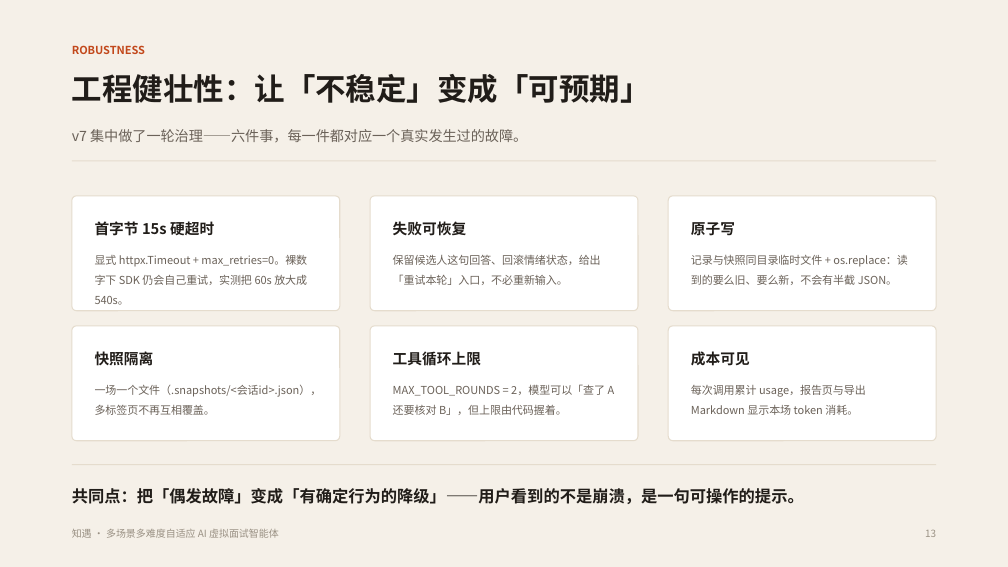
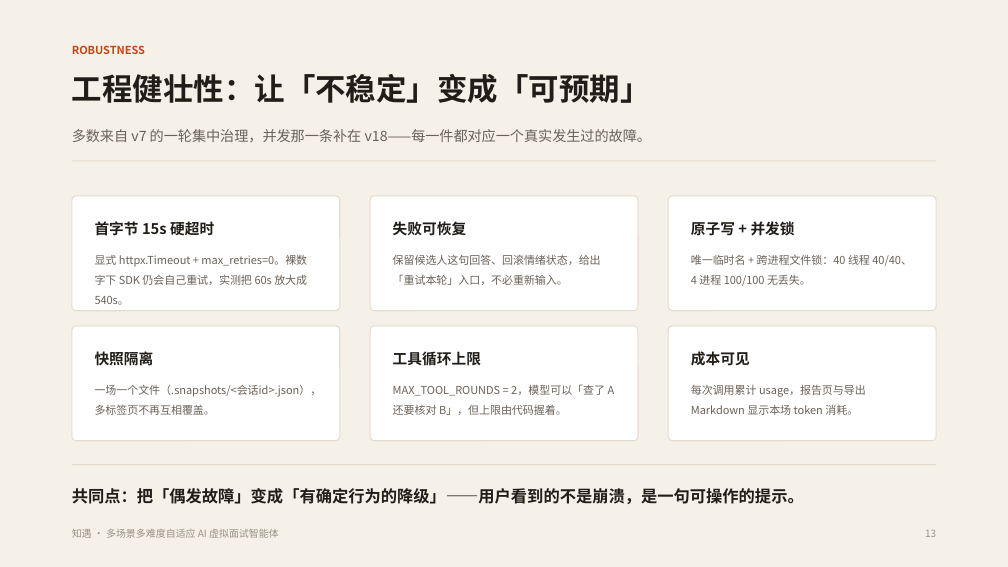
Before and after one commit to shuangxingxi/zhiyu-interview, a slide deck: slide 13 of 知遇-AI虚拟面试官-答辩.pptx. Drawn at 1008x567 pixels with LibreOffice and Linux fonts; fonts in the diff are those of the drawing. Boxes give left, top, right and bottom in pixels: in the first picture for what was removed or moved away, otherwise in the second. Text is boxed around its words. In the diff, an @@ line names an element or a change of style, - is before the commit and + after.

```diff
--- a/知遇-AI虚拟面试官-答辩.pptx
+++ b/知遇-AI虚拟面试官-答辩.pptx
@@ text at <box>72,129,651,142</box>: text changed @@
-v7 集中做了一轮治理——六件事，每一件都对应一个真实发生过的故障。
+多数来自 v7 的一轮集中治理，并发那一条补在 v18——每一件都对应一个真实发生过的故障。
@@ text at <box>691,221,795,236</box>: text changed @@
-原子写
+原子写 + 并发锁
@@ text at <box>691,255,912,286</box>: text changed @@
-记录与快照同目录临时文件 + os.replace：读到的要么旧、要么新，不会有半截 JSON。
+唯一临时名 + 跨进程文件锁：40 线程 40/40、4 进程 100/100 无丢失。
```
Also in this commit, not shown: 5 other slides changed, 1 slide added, 1 other file.
